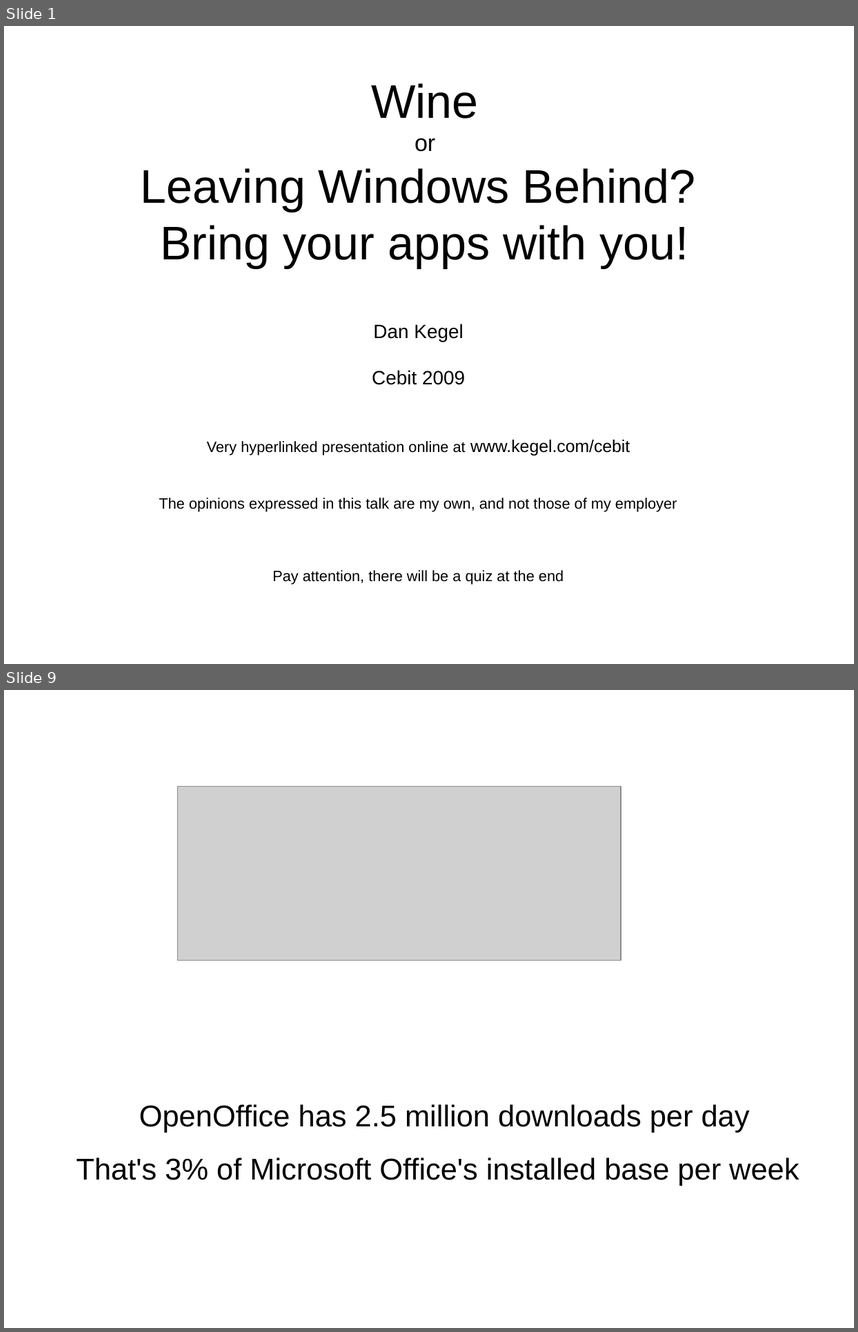
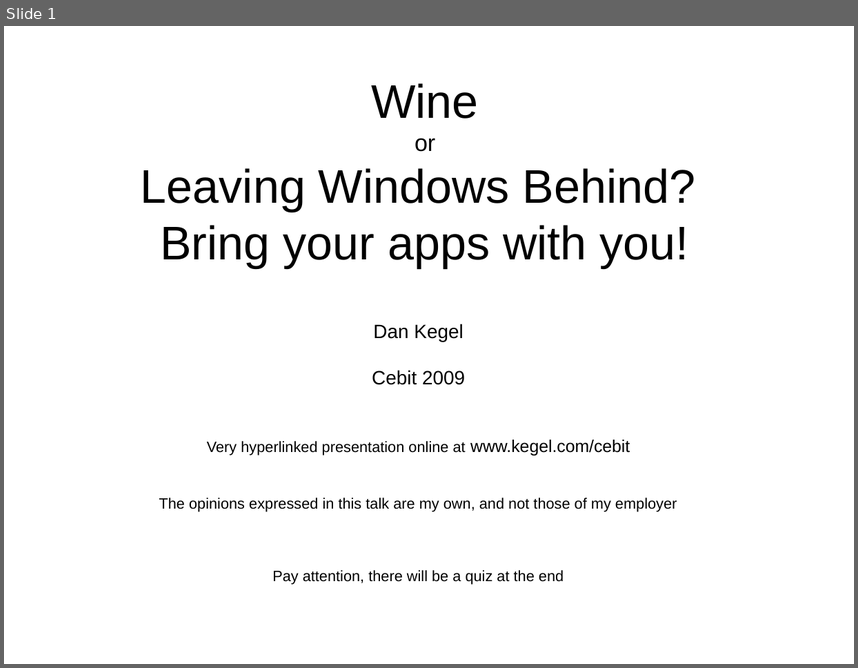
Before and after one commit to imaemo/winezeug, a slide deck: cebit2009/talk.odp. Shown one above the other, each under a label of ours: slides 1 and 9 before the commit, slide 1 after it; the slides between them are not shown. The pictures are 858x1332 and 858x668 pixels, drawn with LibreOffice and Linux fonts; fonts in the diff are those of the drawing; grey boxes stand for pictures. Boxes give left, top, right and bottom in pixels: in the first picture for what was removed or moved away, otherwise in the second. Text is boxed around its words. In the diff, an @@ line names an element or a change of style, - is before the commit and + after.

```diff
--- a/cebit2009/talk.odp
+++ b/cebit2009/talk.odp
@@ slide 9 removed at box(4, 690, 854, 1328), background #FFFFFF @@
@@ picture removed at box(178, 787, 621, 960) @@
@@ title removed at box(76, 1104, 799, 1185) @@
-OpenOffice has 2.5 million downloads per day
-That's 3% of Microsoft Office's installed base per week
```
Also in this commit, not shown: 1 slide changed, 20 slides added, 6 other slides removed, 2 other files.
